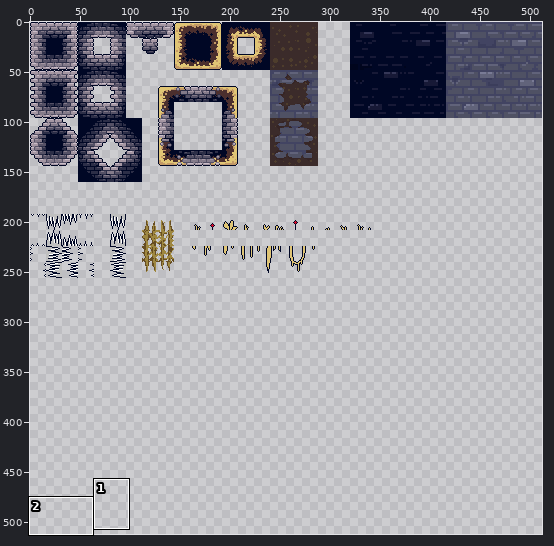
Edited in one commit: sprite sheet (assets/sprites/tilesetv7.png). Above: a wide view before the commit, with the close-up outlined.
Close-up. The starting point:
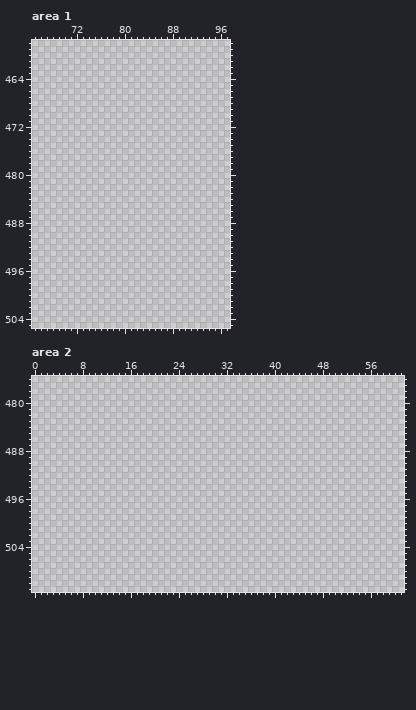
The file is 512x512 pixels. Colours within 5 levels of each other are drawn and written as one. Shown: area 1: x 65..97, y 458..505; area 2: x 0..61, y 476..511.
The result:
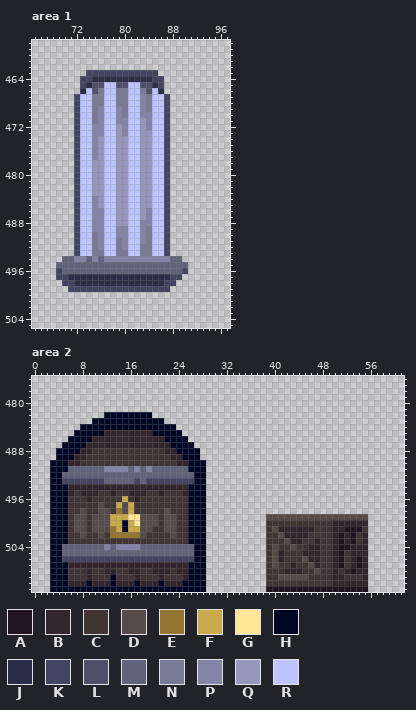
Palette (. is transparent): A #23151f  B #32262c  C #403435  D #574b4a  E #957532  F #c9a94a  G #ffe597  H #000725  J #2c2e47  K #424462  L #4f516b  M #61637a  N #797b95  P #8285a6  Q #9497ba  R #bdc4ff
Diff:
--- area 1
@@ x 65..97 @@
 462 .................................
-463 .................................
-464 .................................
-465 .................................
-466 .................................
-467 .................................
-468 .................................
-469 .................................
-470 .................................
-471 .................................
-472 .................................
-473 .................................
-474 .................................
-475 .................................
-476 .................................
-477 .................................
-478 .................................
-479 .................................
-480 .................................
-481 .................................
-482 .................................
-483 .................................
-484 .................................
-485 .................................
-486 .................................
-487 .................................
-488 .................................
-489 .................................
-490 .................................
-491 .................................
-492 .................................
-493 .................................
-494 .................................
-495 .................................
-496 .................................
-497 .................................
-498 .................................
-499 .................................
+463 .........KKKKKKKKKKKK............
+464 ........KKJJJJJJJJJJKK...........
+465 ........KJLLRRLLRRLLJK...........
+466 ........JRLNRRNNRRNLRJ...........
+467 .......KRRNNRRNNRRPNRRK..........
+468 .......KRRNNRRNNRRPNRRK..........
+469 .......KRRNPRRPNRRPNRRK..........
+470 .......KRRNPRRPNRRPPRRK..........
+471 .......KRRNPRRPPRRQPRRK..........
+472 .......KRRPPRRQPRRQPRRK..........
+473 .......KRRPPRRQPRRQQRRK..........
+474 .......KRRPQRRQQRRQQRRK..........
+475 .......KRRPQRRQQRRQQRRK..........
+476 .......KRRPQRRQQRRQQRRK..........
+477 .......KRRPQRRQQRRQQRRK..........
+478 .......KRRQQRRQQRRQQRRK..........
+479 .......KRRQQRRQQRRQQRRK..........
+480 .......KRRQQRRQQRRQQRRK..........
+481 .......KRRQQRRQQRRQQRRK..........
+482 .......KRRQQRRQQRRQQRRK..........
+483 .......KRRQQRRQQRRQQRRK..........
+484 .......KRRPQRRQQRRQQRRK..........
+485 .......KRRPQRRQQRRQQRRK..........
+486 .......KRRPPRRQQRRQPRRK..........
+487 .......KRRPPRRQQRRQPRRK..........
+488 .......KRRPPRRQQRRPPRRK..........
+489 .......KRRPPRRPPRRPNRRK..........
+490 .......KRRNPRRPPRRPNRRK..........
+491 .......KRRNPRRNPRRPNRRK..........
+492 .......KRRNPRRNPRRNNRRK..........
+493 .......KRRNNRRNNRRNNRRK..........
+494 .....MMPPMPMPPPPPPPPPPPMM........
+495 ....MMMMMMMMMMMMMMMMMMMMMM.......
+496 ....KMMMMMMMMMMMMMMMMMMMMK.......
+497 ....KKJJJJJJJJJJJJJJJJJKK........
+498 .....KKJJJJJJJJJJJJJJJKK.........
+499 ......KKKKKKKKKKKKKKKKK..........
 500 .................................
--- area 2
@@ x 0..61 @@
 481 ..............................................................
-482 ..............................................................
-483 ..............................................................
-484 ..............................................................
-485 ..............................................................
-486 ..............................................................
-487 ..............................................................
-488 ..............................................................
-489 ..............................................................
-490 ..............................................................
-491 ..............................................................
-492 ..............................................................
-493 ..............................................................
-494 ..............................................................
-495 ..............................................................
-496 ..............................................................
-497 ..............................................................
-498 ..............................................................
-499 ..............................................................
-500 ..............................................................
-501 ..............................................................
-502 ..............................................................
-503 ..............................................................
-504 ..............................................................
-505 ..............................................................
-506 ..............................................................
-507 ..............................................................
-508 ..............................................................
-509 ..............................................................
-510 ..............................................................
-511 ..............................................................
+482 ............HHHHHHHH..........................................
+483 ..........HHHHHHHHHHHH........................................
+484 ........HHHHHHHHHHHHHHHH......................................
+485 .......HHHHHBBBBBBBBHHHHH.....................................
+486 ......HHHHBBBBBBBBBBBBHHHH....................................
+487 .....HHHHBBBBBBBBBBBBBBHHHH...................................
+488 ....HHHHBBCCCCCCCCCCCCBBHHHH..................................
+489 ....HHHBBCCCCCCCCCCCCCCBBHHH..................................
+490 ...HHHBBCCCCCCCCCCCCCCCCBBHHH.................................
+491 ...HHHMMMMMMPPPPMPMPMMMMMMHHH.................................
+492 ...HHMMMMMMMMMMMMMMMMMMMMMMHH.................................
+493 ...HHKKKKKKKMMMMMKMKKKKKKKKHH.................................
+494 ...HHHBBBBBBBBBBBBBBBBBBBBHHH.................................
+495 ...HHHBCBBBCCBCCBBBCCBCCCBHHH.................................
+496 ...HHHCCCBCCCCCFCBCCCCCCCCHHH.................................
+497 ...HHHCCCCCDCCFDFCCCCCCCCCHHH.................................
+498 ...HHHCCDCCDDCEDFCCCCCDCCCHHH.................................
+499 ...HHHCDDCDDDFFFGGDDDCDDCCHHH..........DDDDDDDDDDDDDDDDD......
+500 ...HHHCDDCDDDFFHFGDDDCDDCCHHH..........CCCCCCCCCCCBBBBBB......
+501 ...HHHCDDCDDDEFHFFDDCCDDCCHHH..........CDBBBBBBCCCBBAAAC......
+502 ...HHHCCDCCDCEEEEEDCCCCDCCHHH..........CCDBBBBCCCCBABACB......
+503 ...HHHCCCCCCCCCCCCCCCCCCCCHHH..........CCCDBBCCBCCBABACB......
+504 ...HHMMMMMMMPMPPPPMMMMMMMMMHH..........CDCCDCCBBCCBAABBB......
+505 ...HHMMMMMMMMMMMMMMMMMMMMMMHH..........CDBCCCBBBCCBACBBB......
+506 ...HHKKKKKKKKKKKKKKKKKKKKKKHH..........CDBCCCDBBCCBACBAB......
+507 ...HHHBBBBBBBBBBBBBBBBBBBBHHH..........CDCCBCCDBCCBACBAB......
+508 ...HHHCCCBCCBBCCBBCCBBBCBBHHH..........CCCBBBCCDCCBCBABB......
+509 ...HHHCCCBCCCHCCCBCCCBCCCBHHH..........CCDDDDDCCCCBBCCCB......
+510 ...HHHBBBHBBBHBBBHBBBHBBBHHHH..........CCCCCCCCCCCBBBBBB......
+511 ...HHHHHHHHHHHHHHHHHHHHHHHHHH..........AAAAAAAAAAAAAAAAA......
